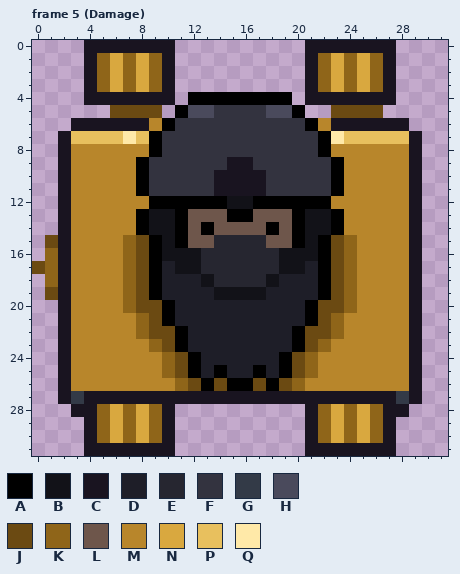
Edited in one commit: pixel-art file (Assets/Graphics/gnome_mine_cart_dark.aseprite). Above: the version before the commit.
32x32 pixels, 5 frames. Colours within 5 levels of each other are drawn and written as one. Shown: frame 5 (Damage). The commit also changed other frames, which this record leaves out.
Palette (. is transparent): A #000000  B #121218  C #191420  D #1e1e28  E #262630  F #33333f  G #333a47  H #4a4a5c  J #6b4a12  K #8f6519  L #6e564b  M #b8862b  N #d9a83f  P #e8c05e  Q #ffe9a8
Pixels before, frame 5 (Damage), first column x 0:
 0 ....CCCCCCC..........CCCCCCC..
 1 ....CKNKNKC..........CKNKNKC..
 2 ....CKNKNKC..........CKNKNKC..
 3 ....CKNKNKC..........CKNKNKC..
 4 ....CCCCCCC.AAAAAAAA.CCCCCCC..
 5 ......JJJJ.AHHFFFFHHA..JJJJ...
 6 ...CCCCCCMAFFFFFFFFFFAMCCCCCC.
 7 ..CPPPPQPAFFFFFFFFFFFFAQPPPPPC
 8 ..CMMMMMMAFFFFFFFFFFFFAMMMMMMC
 9 ..CMMMMMAFFFFFFCCFFFFFFAMMMMMC
10 ..CMMMMMAFFFFFCCCCFFFFFAMMMMMC
11 ..CMMMMMAFFFFFCCCCFFFFFAMMMMMC
12 ..CMMMMMMAAAAAABBAAAAAAMMMMMMC
13 ..CMMMMMABBALLLAALLLABBAMMMMMC
14 ..CMMMMMABBALALLLLALABBAMMMMMC
15 .JCMMMMKJABALLEEEELLABAJKMMMMC
16 .KCMMMMKJABBBEEEEEEBBBAJKMMMMC
17 JKCMMMMKJADBBEEEEEEBBDAJKMMMMC
18 .KCMMMMKJADDDBEEEEBDDDAJKMMMMC
19 .JCMMMMKJADDDDBBBBDDDDAJKMMMMC
20 ..CMMMMKJJADDDDDDDDDDAJJKMMMMC
21 ..CMMMMMKJADDDDDDDDDDAJKMMMMMC
22 ..CMMMMMKJJADDDDDDDDAJJKMMMMMC
23 ..CMMMMMMKJADDDDDDDDAJKMMMMMMC
24 ..CMMMMMMMKJADDDDDDAJKMMMMMMMC
25 ..CMMMMMMMKJADADDADAJKMMMMMMMC
26 ..CMMMMMMMMKJAJAAJAJKMMMMMMMMC
27 ..CGCCCCCCCCCCCCCCCCCCCCCCCCGC
28 ...CCKNKNKC..........CKNKNKCC.
29 ....CKNKNKC..........CKNKNKC..
30 ....CKNKNKC..........CKNKNKC..
31 ....CCCCCCC..........CCCCCCC..
After the commit:
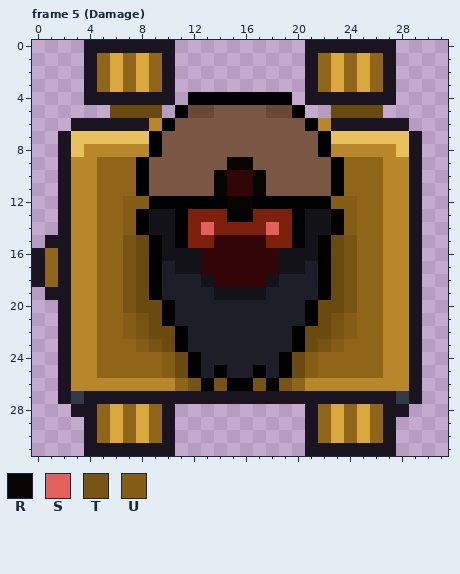
Colours new in this view: R #080402  S #e3615c  T #785414  U #855d17
The exact change:
colour E: #262630 -> #320606
colour F: #33333f -> #795744
colour H: #4a4a5c -> #6a4834
colour L: #6e564b -> #7d200b
Changed rows in their new state; - is a pixel that keeps its letter.
Frame 5 (Damage):
first column x 0:
 7 -------P---------------P-----
 8 ---P------------------------P
 9 -----KKK-------RR-------KKK--
10 -----KKK------REER------KKK--
11 -----KKK------REER------KKK--
12 -----KKUU------RR------UUKK--
13 -----KKU----------------UKK--
14 -----KKU-----S----S-----UKK--
15 -C---KKT----------------TKK--
16 C----KKT----------------TKK--
17 C----KKT----------------TKK--
18 C----KKT----------------TKK--
19 -C---KKT----------------TKK--
20 -----KKT----------------TKK--
21 -----KKUT--------------TUKK--
22 -----KKUT--------------TUKK--
23 -----KKKUT------------TUKKK--
24 -----KKKKKU----------UKKKKK--
25 -----KKKKKU----------UKKKKK--
26 ------------T-T--T-T---------
Pixel boxes of the changes (left, top, right, bottom) in both pictures:
changed: (32, 105, 409, 391)
